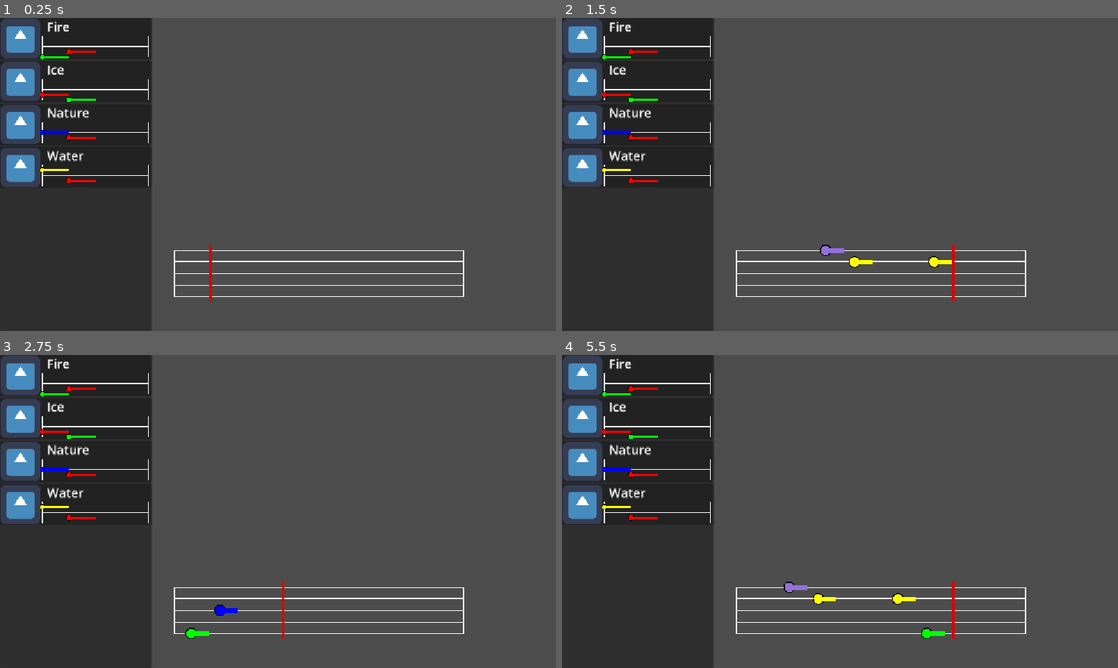
Above: before the commit, frames 1-4 (two rows, left to right).
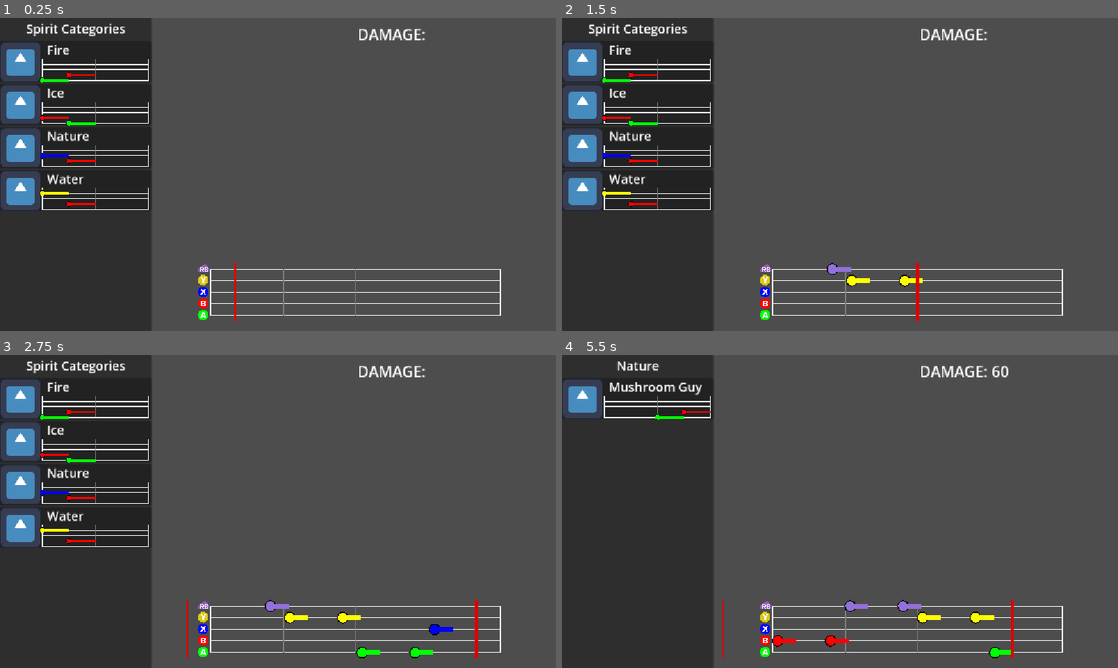
Above: after the commit, the same moments.

Repository: Valerie076/Modifier-Attack-System
Game: Godot game, scene res://scenes/main.tscn
Same seed, same stepped clock (60 frames per second), same inputs: the game is played once before the commit and once after it. The engine's default icon, where the game draws it, is replaced by a stand-in: a white triangle on a blue panel in a dark square.
Inputs:
- Up to frame 1 (0.25 s): no input
- Up to frame 2 (1.5 s): tap Enter at 0.5 s; tap Ctrl (note_five) at 0.6 s; tap Up (note_four) at 0.8, 1.35 s
- Up to frame 3 (2.75 s): tap Down (note_one) at 1.55, 2.1 s; tap Space at 2 s; tap Left (note_three) at 2.3 s
- Up to frame 4 (5.5 s): tap Left (note_three) at 2.85 s; tap Right (note_two) at 3.05, 3.6 s; tap Enter at 3.5 s; tap Ctrl (note_five) at 3.8, 4.35 s; tap Up (note_four) at 4.55, 5.1 s; tap Down (note_one) at 5.3 s

The runs differ from the first frame. In frame 1, 7.8% of the frame differs, in the area x 0-91%, y 0-97%; in frame 2, 8.3%; in frame 3, 8.5%; in frame 4, 8.1%.

Commit message:
attack system framework

Diff:
--- a/resources/spirits/mushroom_guy.tres
+++ b/resources/spirits/mushroom_guy.tres
@@ -3,11 +3,33 @@
 [ext_resource type="Script" uid="uid://cydlhiqhxpwvn" path="res://scripts/move.gd" id="1_1uh2y"]
 [ext_resource type="Resource" uid="uid://cvm3lub5ilegt" path="res://resources/spirit_categories/nature.tres" id="1_bubcw"]
 [ext_resource type="Script" uid="uid://s2y7ofng7ogl" path="res://scripts/spirit.gd" id="1_sm17n"]
+[ext_resource type="Script" uid="uid://c5b3tfadfsc3f" path="res://scripts/music/note_data.gd" id="2_kp2jd"]
 [ext_resource type="Resource" uid="uid://dc8egdhldxkue" path="res://resources/moves/fireball.tres" id="2_q2sa1"]
+[ext_resource type="Script" uid="uid://d1mk536vh54ka" path="res://scripts/music/melody.gd" id="3_83yv7"]
+
+[sub_resource type="Resource" id="Resource_k1mh1"]
+script = ExtResource("2_kp2jd")
+beat = 2.0
+pitch = 1
+duration = 4
+metadata/_custom_type_script = "uid://c5b3tfadfsc3f"
+
+[sub_resource type="Resource" id="Resource_8xkrv"]
+script = ExtResource("2_kp2jd")
+beat = 3.0
+pitch = 2
+duration = 4
+metadata/_custom_type_script = "uid://c5b3tfadfsc3f"
+
+[sub_resource type="Resource" id="Resource_f58re"]
+script = ExtResource("3_83yv7")
+notes = Array[ExtResource("2_kp2jd")]([SubResource("Resource_k1mh1"), SubResource("Resource_8xkrv")])
+metadata/_custom_type_script = "uid://d1mk536vh54ka"
 
 [resource]
 script = ExtResource("1_sm17n")
 spirit_name = "Mushroom Guy"
 category = ExtResource("1_bubcw")
+melody = SubResource("Resource_f58re")
 moves = Array[ExtResource("1_1uh2y")]([ExtResource("2_q2sa1")])
 metadata/_custom_type_script = "uid://s2y7ofng7ogl"
--- /dev/null
+++ b/scenes/attack_manager.tscn
@@ -0,0 +1,6 @@
+[gd_scene format=3 uid="uid://cgh7ervmb6518"]
+
+[ext_resource type="Script" uid="uid://ursjiqbkyoya" path="res://scripts/attack_manager.gd" id="1_asm8y"]
+
+[node name="AttackManager" type="Node2D" unique_id=122140897]
+script = ExtResource("1_asm8y")
--- a/scenes/main.tscn
+++ b/scenes/main.tscn
@@ -9,6 +9,7 @@
 [ext_resource type="AudioStream" uid="uid://bkonyxv7uyrm7" path="res://assets/music/e.wav" id="7_ya4ey"]
 [ext_resource type="AudioStream" uid="uid://cyyr7k7gbea5k" path="res://assets/music/g.wav" id="8_eb6dy"]
 [ext_resource type="AudioStream" uid="uid://c5h5pvwd7irwb" path="res://assets/music/a.wav" id="9_trceg"]
+[ext_resource type="PackedScene" uid="uid://cgh7ervmb6518" path="res://scenes/attack_manager.tscn" id="10_choun"]
 
 [node name="Main" type="Node2D" unique_id=112639547]
 script = ExtResource("1_0wfyh")
@@ -18,29 +19,44 @@
 [node name="SelectionMenu" parent="CanvasLayer" unique_id=845248835 instance=ExtResource("1_o5qli")]
 size_flags_vertical = 1
 
+[node name="DamageLabel" type="RichTextLabel" parent="CanvasLayer" unique_id=110203603]
+offset_left = 741.0
+offset_top = 12.0
+offset_right = 1140.0
+offset_bottom = 59.0
+theme_override_font_sizes/normal_font_size = 31
+text = "DAMAGE: "
+scroll_active = false
+
+[node name="PlayStaff" parent="." unique_id=1189333192 instance=ExtResource("4_jyhfs")]
+position = Vector2(737, 520)
+
 [node name="Staff" parent="." unique_id=1091799398 instance=ExtResource("3_sugp2")]
 visible = false
 position = Vector2(674, 124)
 
-[node name="PlayStaff" parent="." unique_id=1189333192 instance=ExtResource("4_jyhfs")]
-position = Vector2(661, 481)
+[node name="NotesSFX" type="Node2D" parent="." unique_id=1530930909]
 
-[node name="Note1" type="AudioStreamPlayer" parent="." unique_id=2070202472]
+[node name="Note1" type="AudioStreamPlayer" parent="NotesSFX" unique_id=2070202472]
 stream = ExtResource("5_85g3d")
 volume_db = -16.0
 
-[node name="Note2" type="AudioStreamPlayer" parent="." unique_id=1795071862]
+[node name="Note2" type="AudioStreamPlayer" parent="NotesSFX" unique_id=1795071862]
 stream = ExtResource("6_choun")
 volume_db = -16.0
 
-[node name="Note3" type="AudioStreamPlayer" parent="." unique_id=569702865]
+[node name="Note3" type="AudioStreamPlayer" parent="NotesSFX" unique_id=569702865]
 stream = ExtResource("7_ya4ey")
 volume_db = -16.0
 
-[node name="Note4" type="AudioStreamPlayer" parent="." unique_id=122093136]
+[node name="Note4" type="AudioStreamPlayer" parent="NotesSFX" unique_id=122093136]
 stream = ExtResource("8_eb6dy")
 volume_db = -16.0
 
-[node name="Note5" type="AudioStreamPlayer" parent="." unique_id=1759994676]
+[node name="Note5" type="AudioStreamPlayer" parent="NotesSFX" unique_id=1759994676]
 stream = ExtResource("9_trceg")
 volume_db = -16.0
+
+[node name="AttackManager" parent="." unique_id=122140897 node_paths=PackedStringArray("play_staff", "selection_menu") instance=ExtResource("10_choun")]
+play_staff = NodePath("../PlayStaff")
+selection_menu = NodePath("../CanvasLayer/SelectionMenu")
--- a/scenes/play_staff.tscn
+++ b/scenes/play_staff.tscn
@@ -2,11 +2,48 @@
 
 [ext_resource type="PackedScene" uid="uid://cnqmfj2v6crpx" path="res://scenes/staff.tscn" id="1_fr7l6"]
 [ext_resource type="Script" uid="uid://b1437serc06n7" path="res://scripts/play_staff.gd" id="2_u5t27"]
+[ext_resource type="Texture2D" uid="uid://d4l7g3eu1r41d" path="res://assets/buttons/A.png" id="3_uqtsp"]
+[ext_resource type="Texture2D" uid="uid://uln2m6qb4nth" path="res://assets/buttons/B.png" id="4_xc02m"]
+[ext_resource type="Texture2D" uid="uid://dc0tmh3tais34" path="res://assets/buttons/X.png" id="5_snbx6"]
+[ext_resource type="Texture2D" uid="uid://c7kgd8p0ib7uh" path="res://assets/buttons/Y.png" id="6_l4qvn"]
+[ext_resource type="Texture2D" uid="uid://c22owcp3chdaf" path="res://assets/buttons/RB.png" id="7_8fndg"]
 
 [node name="PlayStaff" unique_id=1091799398 instance=ExtResource("1_fr7l6")]
 script = ExtResource("2_u5t27")
 
-[node name="Playhead" type="Line2D" parent="." index="2" unique_id=1820659452]
+[node name="Sprites" type="Node2D" parent="." index="0" unique_id=738944600]
+
+[node name="A" type="Sprite2D" parent="Sprites" index="0" unique_id=2002737306]
+position = Vector2(-316, 95)
+scale = Vector2(0.021527786, 0.021527786)
+texture = ExtResource("3_uqtsp")
+
+[node name="B" type="Sprite2D" parent="Sprites" index="1" unique_id=1138782946]
+position = Vector2(-316, 70.99999)
+scale = Vector2(0.021527786, 0.021527786)
+texture = ExtResource("4_xc02m")
+
+[node name="X" type="Sprite2D" parent="Sprites" index="2" unique_id=552900327]
+position = Vector2(-316, 46.999992)
+scale = Vector2(0.021527786, 0.021527786)
+texture = ExtResource("5_snbx6")
+
+[node name="Y" type="Sprite2D" parent="Sprites" index="3" unique_id=1853104254]
+position = Vector2(-316, 22.999992)
+scale = Vector2(0.021527786, 0.021527786)
+texture = ExtResource("6_l4qvn")
+
+[node name="RB" type="Sprite2D" parent="Sprites" index="4" unique_id=1125216950]
+position = Vector2(-316, -1.0000067)
+scale = Vector2(0.021527786, 0.021527786)
+texture = ExtResource("7_8fndg")
+
+[node name="Playhead" type="Line2D" parent="." index="3" unique_id=1820659452]
 points = PackedVector2Array(0, -60, 0, 60)
 width = 5.0
 default_color = Color(0.87734634, 3.8745256e-06, 1.2513996e-06, 1)
+
+[node name="PhantomPlayhead" type="Line2D" parent="." index="4" unique_id=718859825]
+points = PackedVector2Array(0, -60, 0, 60)
+width = 5.0
+default_color = Color(0.88, 0, 0, 0)
--- a/scenes/ui/selection_menu.tscn
+++ b/scenes/ui/selection_menu.tscn
@@ -11,10 +11,22 @@
 size_flags_vertical = 3
 script = ExtResource("1_1el2d")
 
-[node name="VBoxContainer" type="VBoxContainer" parent="." unique_id=1023876552]
+[node name="VBoxContainer" type="VBoxContainer" parent="." unique_id=1304115486]
 layout_mode = 1
 anchors_preset = 15
 anchor_right = 1.0
 anchor_bottom = 1.0
 grow_horizontal = 2
 grow_vertical = 2
+
+[node name="Header" type="RichTextLabel" parent="VBoxContainer" unique_id=1367857682]
+custom_minimum_size = Vector2(0, 43.59)
+layout_mode = 2
+theme_override_font_sizes/normal_font_size = 26
+text = "Some Cool Header Text"
+scroll_active = false
+horizontal_alignment = 1
+vertical_alignment = 1
+
+[node name="PanelContainer" type="VBoxContainer" parent="VBoxContainer" unique_id=1023876552]
+layout_mode = 2
--- /dev/null
+++ b/scenes/ui/spirit_move_sidebar_panel.tscn
@@ -0,0 +1,9 @@
+[gd_scene format=3 uid="uid://dgm8o75noblf"]
+
+[ext_resource type="PackedScene" uid="uid://8lxqkuolv403" path="res://scenes/ui/sidebar_panel.tscn" id="1_l1nvy"]
+[ext_resource type="Script" uid="uid://ciuh0s632awlk" path="res://scripts/ui/spirit_move_sidebar_panel.gd" id="2_l1nvy"]
+
+[node name="SpiritMoveSidebarPanel" unique_id=881017006 instance=ExtResource("1_l1nvy")]
+anchors_preset = -1
+script = ExtResource("2_l1nvy")
+move = null
--- /dev/null
+++ b/scripts/attack_manager.gd
@@ -0,0 +1,66 @@
+class_name AttackManager
+extends Node2D
+
+enum AttackStage {
+	INTRO,
+	MODIFIERS,
+	SPIRIT_CATEGORY,
+	SPIRIT,
+	ATTACK,
+	BRIDGE
+}
+
+signal MelodySelected
+
+## The staff to watch for inputs.
+@export var play_staff: PlayStaff
+@export var selection_menu: SelectionMenu
+@export var current_stage: AttackStage = AttackStage.INTRO
+
+var cummulative_score: float = 0.0
+
+func _ready() -> void:
+	play_staff.Finished.connect(_on_music_finished)
+	# TODO
+	# temporarily ignore intro
+
+	# TODO modifiers
+	current_stage = AttackStage.MODIFIERS
+
+	current_stage = AttackStage.SPIRIT_CATEGORY
+
+func _on_music_finished() -> void:
+	#print("FINISHED")
+
+	#var scores: Dictionary[float, SidebarPanel] = {}
+	var best_score: float = 0.0
+	var best_score_element: SidebarPanel
+
+	for element in selection_menu.elements:
+		var score = calculate_melody_score(element.staff.melody)
+		#scores[score] = element
+
+		if score > best_score:
+			best_score = score
+			best_score_element = element
+
+	print("BEST:")
+	print(best_score)
+	#print(best_score_element._title_text.text)
+
+	if best_score > 3500.0:
+		cummulative_score += best_score
+		MelodySelected.emit(best_score_element, cummulative_score / 100)
+
+func calculate_melody_score(melody: Melody) -> float:
+	var score: float = 0.0
+	for target_note in melody.notes:
+		for played_note in play_staff.melody.notes:
+			# Calculate beat distance to each note
+			var dist: float = absf(target_note.beat - played_note.beat)
+			score += 500 - dist # Unscaled Linear TODO make exponential decay
+
+			var pitch_diff: int = abs(target_note.pitch - played_note.pitch)
+			score += 500 - (pitch_diff * 100) # Scaled Linear
+
+	return score / len(melody.notes)
--- a/scripts/main.gd
+++ b/scripts/main.gd
@@ -1,19 +1,27 @@
 extends Node2D
 
 const CATEGORY_SIDEBAR_PANEL = preload("res://scenes/ui/category_sidebar_panel.tscn")
+const SPIRIT_SIDEBAR_PANEL = preload("res://scenes/ui/spirit_sidebar_panel.tscn")
+const SPIRIT_MOVE_SIDEBAR_PANEL = preload("res://scenes/ui/spirit_move_sidebar_panel.tscn")
 
 @onready var selection_menu: SelectionMenu = $CanvasLayer/SelectionMenu
 @onready var staff: Staff = $Staff
 @onready var play_staff: PlayStaff = $PlayStaff
+@onready var attack_manager: AttackManager = $AttackManager
+@onready var damage_label: RichTextLabel = $CanvasLayer/DamageLabel
 
-@onready var note_1: AudioStreamPlayer = $Note1
-@onready var note_2: AudioStreamPlayer = $Note2
-@onready var note_3: AudioStreamPlayer = $Note3
-@onready var note_4: AudioStreamPlayer = $Note4
-@onready var note_5: AudioStreamPlayer = $Note5
+@onready var note_1: AudioStreamPlayer = $NotesSFX/Note1
+@onready var note_2: AudioStreamPlayer = $NotesSFX/Note2
+@onready var note_3: AudioStreamPlayer = $NotesSFX/Note3
+@onready var note_4: AudioStreamPlayer = $NotesSFX/Note4
+@onready var note_5: AudioStreamPlayer = $NotesSFX/Note5
 
 # Called when the node enters the scene tree for the first time.
 func _ready() -> void:
+	attack_manager.MelodySelected.connect(_on_melody_selected)
+
+	selection_menu.header.text = "Spirit Categories"
+
 	SpiritDatabase.load_spirits()
 	SpiritCategoryDatabase.load_spirits()
 	var category_panels: Array[CategorySidebarPanel] = create_category_panels()
@@ -23,7 +31,7 @@
 	panels.assign(category_panels)
 	populate_menu(panels)
 
-	staff.add_melody(SpiritDatabase.spirits[0].moves[0].melody)
+	staff.melody = SpiritDatabase.spirits[0].moves[0].melody # TODO - REMOVE
 
 ## Return CategorySidebarPanel objects for each spirit category
 func create_category_panels() -> Array[CategorySidebarPanel]:
@@ -35,6 +43,26 @@
 
 	return panels
 
+## Return SpiritSidebarPanel objects for each spirit category
+func create_spirit_panels(spirit_category: SpiritCategory) -> Array[SpiritSidebarPanel]:
+	var panels: Array[SpiritSidebarPanel] = []
+	for spirit in SpiritDatabase.get_spirits_by_category(spirit_category):
+		var panel: SpiritSidebarPanel = SPIRIT_SIDEBAR_PANEL.instantiate()
+		panel.spirit = spirit
+		panels.append(panel)
+
+	return panels
+
+## Return SpiritMoveSidebarPanel objects for each spirit
+func create_move_panels(spirit: Spirit) -> Array[SpiritMoveSidebarPanel]:
+	var panels: Array[SpiritMoveSidebarPanel] = []
+	for move in spirit.moves:
+		var panel: SpiritMoveSidebarPanel = SPIRIT_MOVE_SIDEBAR_PANEL.instantiate()
+		panel.move = move
+		panels.append(panel)
+
+	return panels
+
 func populate_menu(panels: Array[SidebarPanel]) -> void:
 	selection_menu.elements = panels
 	selection_menu.update()
@@ -42,23 +70,61 @@
 # Called every frame. 'delta' is the elapsed time since the previous frame.
 func _physics_process(delta: float) -> void:
 	var note_data: NoteData = NoteData.new()
+	var action_pressed: bool = false
 	# Crazy math
 	note_data.beat = 4 * (play_staff.playhead.position.x / play_staff.width) + 2.0
 	note_data.duration = Globals.Duration.SIXTEENTH
 	if Input.is_action_just_pressed("note_one"):
 		note_data.pitch = Globals.Pitch.I
 		note_1.play()
+		action_pressed = true
 	if Input.is_action_just_pressed("note_two"):
 		note_data.pitch = Globals.Pitch.II
 		note_2.play()
+		action_pressed = true
 	if Input.is_action_just_pressed("note_three"):
 		note_data.pitch = Globals.Pitch.III
 		note_3.play()
+		action_pressed = true
 	if Input.is_action_just_pressed("note_four"):
 		note_data.pitch = Globals.Pitch.IV
 		note_4.play()
+		action_pressed = true
 	if Input.is_action_just_pressed("note_five"):
 		note_data.pitch = Globals.Pitch.V
 		note_5.play()
+		action_pressed = true
 
-	play_staff.add_note(note_data)
+	if action_pressed:
+		var new_melody: Melody = Melody.new()
+		var new_notes: Array[NoteData] = play_staff.melody.notes
+		new_notes.append(note_data)
+		new_melody.notes = new_notes
+		play_staff.melody = new_melody
+		#play_staff.add_note(note_data)
+
+func _on_melody_selected(selection: SidebarPanel, score: float) -> void:
+	damage_label.text = "DAMAGE: " + str(int(roundf(score)))
+	if is_instance_of(selection, CategorySidebarPanel):
+		selection_menu.header.text = selection.spirit_category.category_name
+
+		var spirit_panels: Array[SpiritSidebarPanel] = create_spirit_panels(selection.spirit_category)
+		var panels: Array[SidebarPanel] = []
+		panels.assign(spirit_panels)
+		populate_menu(panels)
+
+	elif is_instance_of(selection, SpiritSidebarPanel):
+		selection_menu.header.text = selection.spirit.spirit_name
+
+		var move_panels: Array[SpiritMoveSidebarPanel] = create_move_panels(selection.spirit)
+		var panels: Array[SidebarPanel] = []
+		panels.assign(move_panels)
+		populate_menu(panels)
+
+	elif is_instance_of(selection, SpiritMoveSidebarPanel):
+		selection_menu.header.text = "Spirit Categories"
+
+		var category_panels: Array[CategorySidebarPanel] = create_category_panels()
+		var panels: Array[SidebarPanel] = []
+		panels.assign(category_panels)
+		populate_menu(panels)
--- a/scripts/music/melody.gd
+++ b/scripts/music/melody.gd
@@ -2,12 +2,3 @@
 extends Resource
 
 @export var notes: Array[NoteData] = []
-
-# Called when the node enters the scene tree for the first time.
-func _ready() -> void:
-	pass # Replace with function body.
-
-
-# Called every frame. 'delta' is the elapsed time since the previous frame.
-func _process(delta: float) -> void:
-	pass
--- a/scripts/play_staff.gd
+++ b/scripts/play_staff.gd
@@ -1,18 +1,34 @@
 class_name PlayStaff
 extends Staff
 
+signal Finished
+
 @onready var playhead: Line2D = $Playhead
+@onready var phantom_playhead: Line2D = $PhantomPlayhead
 
-const BPM = 300.0
+const BPM = 200.0
 
 func _ready() -> void:
+	super._ready()
 	playhead.position.x = -width / 2
 	playhead.position.y = line_spacing * 2
-	draw_lines()
+
+	phantom_playhead.position.x = -width * 1.5
+	phantom_playhead.position.y = line_spacing * 2
 
 func _process(delta: float) -> void:
 	playhead.position.x += BPM * delta
 
+	phantom_playhead.position.x += BPM * delta
+
+	if phantom_playhead.position.x >= -width:
+		#phantom_playhead.default_color.a = (phantom_playhead.position.x - (width / 4)) / (width / 2)
+		phantom_playhead.default_color.a += .66 * delta
+
 	if playhead.position.x >= width / 2:
+		Finished.emit()
 		playhead.position.x = -width / 2
 		clear_notes()
+
+		phantom_playhead.position.x = -width * 1.5
+		phantom_playhead.default_color.a = 0.0
--- a/scripts/spirit.gd
+++ b/scripts/spirit.gd
@@ -2,7 +2,11 @@
 extends Resource
 
 @export var spirit_name: String
+## The category the spirit belongs to.
 @export var category: SpiritCategory
+## The short melody used to select this spirit.
+@export var melody: Melody
+## The attacks the spirit can perform.
 @export var moves: Array[Move] = []
 
 # Called when the node enters the scene tree for the first time.
--- a/scripts/staff.gd
+++ b/scripts/staff.gd
@@ -5,6 +5,7 @@
 
 @onready var notes: Node2D = $Notes
 
+@onready var lines: Node2D = $Lines
 @onready var f_line: Line2D = $Lines/FLine
 @onready var d_line: Line2D = $Lines/DLine
 @onready var b_line: Line2D = $Lines/BLine
@@ -16,6 +17,14 @@
 @export var line_spacing: float = 24.0
 @export var width: float = 600.0
 @export var line_width: float = 2.0
+## Whether or not to draw thinner lines at each fourth.
+@export var draw_quarters: bool = true
+@export var melody: Melody = Melody.new():
+	set(new_melody):
+		melody = new_melody
+		if new_melody.notes:
+			for note_data in new_melody.notes:
+				add_note(note_data)
 
 func _ready() -> void:
 	draw_lines()
@@ -41,9 +50,20 @@
 	right_line.add_point(Vector2(width / 2, 0))
 	right_line.add_point(Vector2(width / 2, 4 * line_spacing))
 
-func add_melody(melody: Melody) -> void:
-	for note_data in melody.notes:
-		add_note(note_data)
+	if draw_quarters:
+		for i in range(1, 4):
+			var line: Line2D = Line2D.new()
+
+			#if line_width <= 1.0:
+			line.default_color = Color(0.486, 0.486, 0.486, 1.0)
+			line.width = line_width / 2.0 if line_width > 1.0 else line_width
+			line.add_point(Vector2(-width / 2 + (width / 4) * i, 0))
+			line.add_point(Vector2(-width / 2 + (width / 4) * i, 4 * line_spacing))
+
+			lines.add_child(line)
+
+func add_melody(m: Melody) -> void:
+	self.melody = m
 
 func add_note(note_data: NoteData) -> void:
 	if note_data.pitch == Globals.Duration.REST or note_data.pitch == Globals.Pitch.REST:
@@ -79,3 +99,4 @@
 func clear_notes() -> void:
 	for note in notes.get_children():
 		note.queue_free()
+	melody = Melody.new()
--- a/scripts/ui/selection_menu.gd
+++ b/scripts/ui/selection_menu.gd
@@ -1,7 +1,8 @@
 class_name SelectionMenu
 extends Control
 
-@onready var v_box_container: VBoxContainer = $VBoxContainer
+@onready var panel_container: VBoxContainer = $VBoxContainer/PanelContainer
+@onready var header: RichTextLabel = $VBoxContainer/Header
 
 @export var elements: Array[SidebarPanel] = []
 
@@ -11,18 +12,15 @@
 
 ## Update the elements in the sidebar.
 func update() -> void:
-	for n in v_box_container.get_children():
-		v_box_container.remove_child(n)
+	for n in panel_container.get_children():
+		panel_container.remove_child(n)
 		n.queue_free()
 
 	for element in elements:
-		v_box_container.add_child(element)
+		panel_container.add_child(element)
 		if is_instance_of(element, CategorySidebarPanel):
-			element.staff.add_melody(element.spirit_category.melody)
+			element.staff.melody = element.spirit_category.melody
 		elif is_instance_of(element, SpiritSidebarPanel):
-			#element.staff.add_melody(element.spirit.melody)
-			pass
-
-# Called every frame. 'delta' is the elapsed time since the previous frame.
-func _process(delta: float) -> void:
-	pass
+			element.staff.add_melody(element.spirit.melody)
+		elif is_instance_of(element, SpiritMoveSidebarPanel):
+			element.staff.melody = element.move.melody
--- /dev/null
+++ b/scripts/ui/spirit_move_sidebar_panel.gd
@@ -0,0 +1,12 @@
+class_name SpiritMoveSidebarPanel
+extends SidebarPanel
+
+@export var move: Move
+
+@onready var _title_text: RichTextLabel = $HBoxContainer/VBoxContainer/TitleText
+@onready var _description_text: RichTextLabel = $HBoxContainer/VBoxContainer/DescriptionText
+
+# Called when the node enters the scene tree for the first time.
+func _ready() -> void:
+	_title_text.text = move.move_name
+	_description_text.text = "desc"
Binary file added: assets/buttons/A.png
Not shown, added: assets/buttons/A.png.import
Binary file added: assets/buttons/B.png
Not shown, added: assets/buttons/B.png.import
Binary file added: assets/buttons/RB.png
Not shown, added: assets/buttons/RB.png.import
Binary file added: assets/buttons/X.png
Not shown, added: assets/buttons/X.png.import
Binary file added: assets/buttons/Y.png
Not shown, added: assets/buttons/Y.png.import
Not shown: 1 places in scenes/ui/spirit_sidebar_panel.tscn that only renumber resources
Not shown, added: scripts/attack_manager.gd.uid
(and 1 more such lines)
